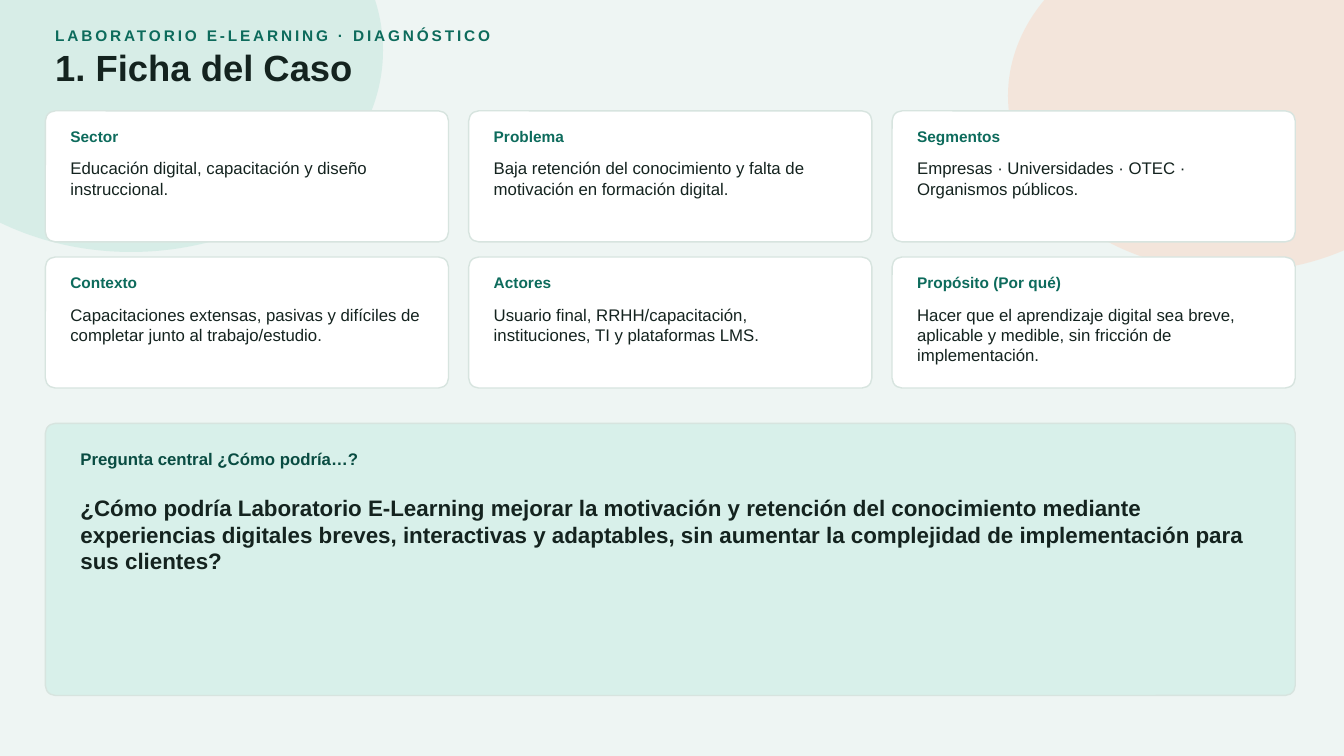
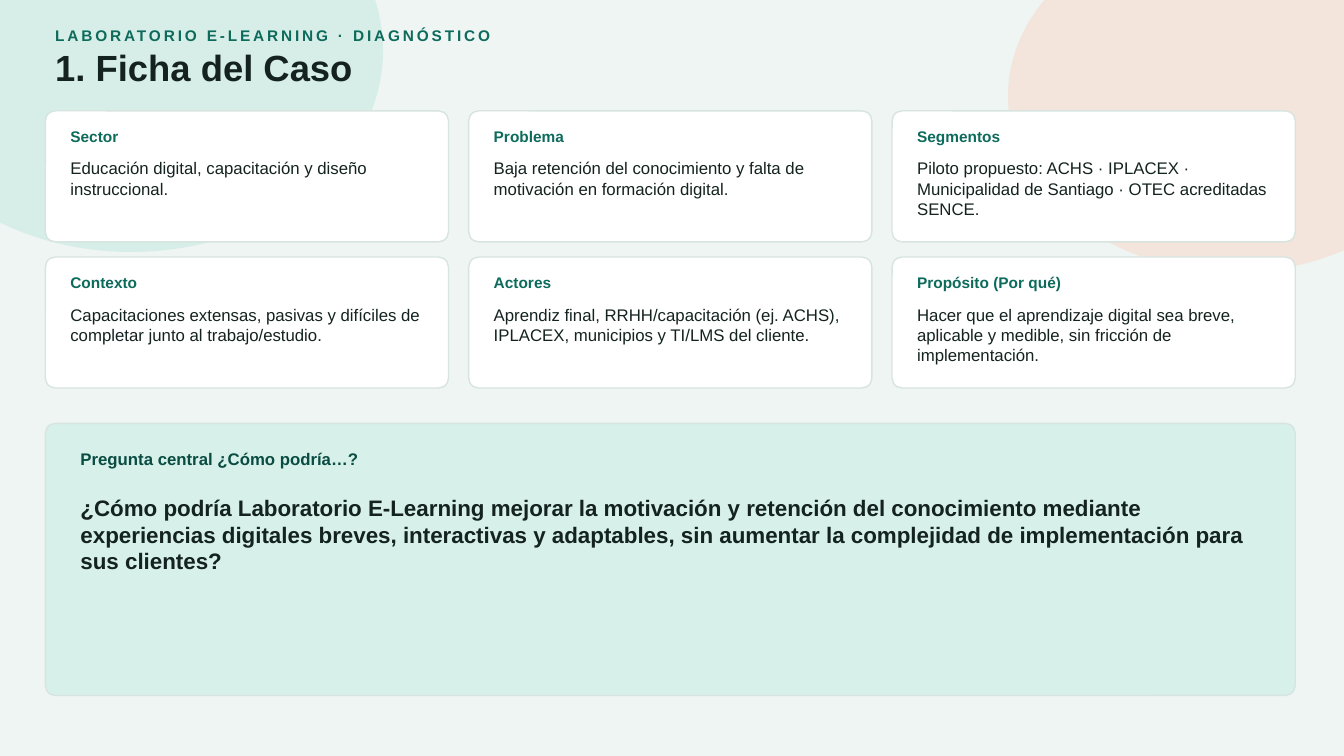
Before and after one commit to javier84pm-create/laboratorio-elearning-prototipo, a slide deck: slide 1 of PaolaCornejo_Examen_IE.pptx. Drawn at 1344x756 pixels with LibreOffice and Linux fonts; fonts in the diff are those of the drawing. Boxes give left, top, right and bottom in pixels: in the first picture for what was removed or moved away, otherwise in the second. Text is boxed around its words. In the diff, an @@ line names an element or a change of style, - is before the commit and + after.

```diff
--- a/PaolaCornejo_Examen_IE.pptx
+++ b/PaolaCornejo_Examen_IE.pptx
@@ text at [917,162,1267,215]: text changed @@
-Empresas · Universidades · OTEC · Organismos públicos.
+Piloto propuesto: ACHS · IPLACEX · Municipalidad de Santiago · OTEC acreditadas SENCE.
@@ text at [494,308,840,345]: text changed @@
-Usuario final, RRHH/capacitación, instituciones, TI y plataformas LMS.
+Aprendiz final, RRHH/capacitación (ej. ACHS), IPLACEX, municipios y TI/LMS del cliente.
```
Also in this commit, not shown: 6 other slides changed, 10 other files.
